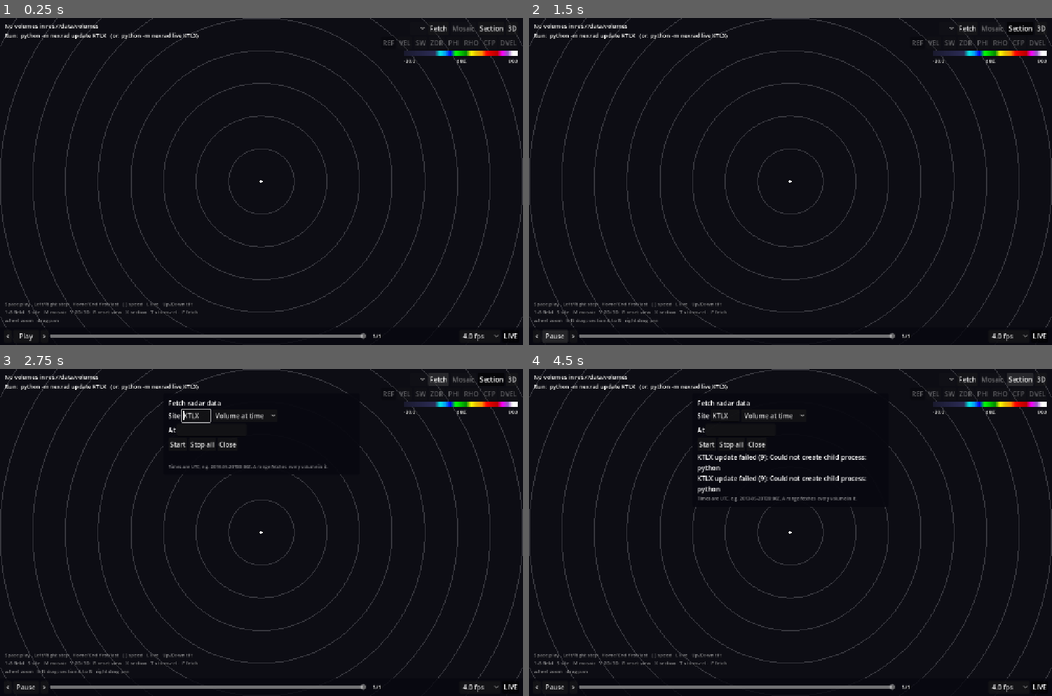
Above: before the commit, frames 1-4 (two rows, left to right).
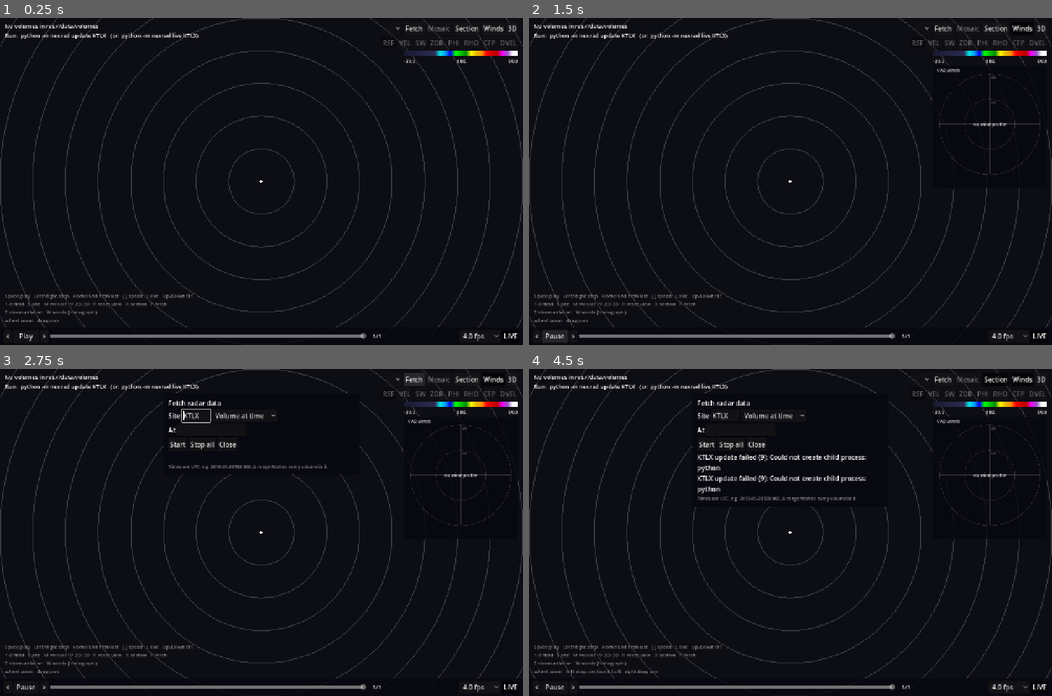
Above: after the commit, the same moments.

Repository: computerdane/droplet
Game: Godot game, scene res://scenes/main.tscn
The game is run twice, just before and just after one commit, with the same random seed, the same clock (stepped at 60 frames per second) and the same inputs.
Inputs (mouse positions are in pixels of both pictures, inside the frame that each line leads up to):
- Up to frame 1 (0.25 s): no input
- Up to frame 2 (1.5 s): click (1020, 27) at 0.5 s, where only the run after the commit has a clickable "Winds"; click "Play" at 1.25 s
- Up to frame 3 (2.75 s): click "Fetch" at 2 s
- Up to frame 4 (4.5 s): click "Start" at 2.75 s; click "Start" at 3.5 s; click "Section" at 4.25 s

The runs differ from the first frame. In frame 1, 0.8% of the frame differs, in the area x 1-97%, y 2-91%; in frame 2, 1.4%; in frame 3, 1.4%; in frame 4, 1.5%, in the area x 1-99%, y 1-94%.

Commit message:
VAD wind profile, hodograph and automatic storm motion
The decoder fits a VAD per 1 km ring (dealiased first pass, raw velocity
unfolded against it for the second), bins by height and stores the profile
plus the Bunkers right/left movers and 0-1/0-3 km SRH in volume.json.
Storm-relative velocity now defaults to the nearest estimate in time
(same site first); W shows a hodograph. `python -m nexrad winds` adds
the profile to already decoded volumes.

Co-Authored-By: Claude Opus 5.5 <noreply@anthropic.com>

Diff:
--- /dev/null
+++ b/scripts/hodograph.gd
@@ -0,0 +1,156 @@
+class_name Hodograph
+extends Control
+## Hodograph of a VAD wind profile (nexrad/vad.py): the tip of the wind vector with
+## height, coloured by layer (0-1, 1-3, 3-6, 6+ km), with the Bunkers right/left movers,
+## the 0-6 km mean wind and the storm motion in use for storm-relative velocity.
+## +x east, +y north (up), rings every RING_STEP m/s.
+
+const RING_STEP := 10.0
+const MARGIN := 10.0
+const TITLE_H := 20.0
+const FOOTER_H := 34.0
+const FONT_SIZE := 11
+const BG := Color(0.03, 0.03, 0.06, 0.85)
+const RING := Color(1, 1, 1, 0.14)
+const TEXT := Color(1, 1, 1, 0.8)
+const LAYERS := [
+	[1000.0, Color(0.95, 0.3, 0.3)],
+	[3000.0, Color(0.3, 0.85, 0.35)],
+	[6000.0, Color(0.95, 0.85, 0.3)],
+	[INF, Color(0.4, 0.65, 1.0)],
+]
+
+var _heights := PackedFloat32Array()
+var _winds := PackedVector2Array()  # m/s east, north
+var _motion: Dictionary = {}  # storm_motion from volume.json, or {}
+var _in_use := Vector2.INF  # storm motion subtracted, m/s east, north; INF = none
+var _title := ""
+var _note := ""
+
+
+func _ready() -> void:
+	mouse_filter = Control.MOUSE_FILTER_IGNORE
+
+
+## `profile` / `motion` as stored in volume.json (either may be null); `in_use` is the
+## storm vector being subtracted (Vector2.INF when storm-relative display is off).
+func show_winds(profile, motion, in_use: Vector2, title: String, note: String) -> void:
+	_heights.clear()
+	_winds.clear()
+	if profile is Dictionary:
+		var h: Array = profile.get("height_m", [])
+		var u: Array = profile.get("u_ms", [])
+		var v: Array = profile.get("v_ms", [])
+		for i in mini(h.size(), mini(u.size(), v.size())):
+			_heights.append(float(h[i]))
+			_winds.append(Vector2(float(u[i]), float(v[i])))
+	_motion = motion if motion is Dictionary else {}
+	_in_use = in_use
+	_title = title
+	_note = note
+	queue_redraw()
+
+
+func _draw() -> void:
+	draw_rect(Rect2(Vector2.ZERO, size), BG)
+	var font := get_theme_default_font()
+	draw_string(font, Vector2(MARGIN, 15), _title, HORIZONTAL_ALIGNMENT_LEFT, -1, FONT_SIZE, TEXT)
+	var plot := Rect2(Vector2(MARGIN, TITLE_H), size - Vector2(2 * MARGIN, TITLE_H + FOOTER_H))
+	var centre := plot.get_center()
+	var radius := minf(plot.size.x, plot.size.y) * 0.5
+	var max_speed := RING_STEP * 2.0
+	for w in _winds:
+		max_speed = maxf(max_speed, w.length())
+	for key in ["right", "left", "mean_0_6km"]:
+		if _motion.has(key):
+			max_speed = maxf(max_speed, _vec(_motion[key]).length())
+	if _in_use != Vector2.INF:
+		max_speed = maxf(max_speed, _in_use.length())
+	max_speed = ceilf(max_speed / RING_STEP) * RING_STEP
+	var scale := radius / max_speed
+	var to_px := func(w: Vector2) -> Vector2: return centre + Vector2(w.x, -w.y) * scale
+
+	for k in range(1, int(max_speed / RING_STEP) + 1):
+		var r := k * RING_STEP * scale
+		draw_arc(centre, r, 0.0, TAU, 64, RING, 1.0, true)
+		var label := "%d" % int(k * RING_STEP)
+		draw_string(
+			font, centre + Vector2(3, -r + 11), label, HORIZONTAL_ALIGNMENT_LEFT, -1, 9, RING * 3.0
+		)
+	draw_line(centre - Vector2(radius, 0), centre + Vector2(radius, 0), RING)
+	draw_line(centre - Vector2(0, radius), centre + Vector2(0, radius), RING)
+
+	if _winds.is_empty():
+		draw_string(
+			font,
+			centre + Vector2(-radius, 4),
+			"no wind profile",
+			HORIZONTAL_ALIGNMENT_CENTER,
+			2 * radius,
+			FONT_SIZE,
+			TEXT
+		)
+	for i in range(1, _winds.size()):
+		var col := _layer_colour(0.5 * (_heights[i - 1] + _heights[i]))
+		# Gaps in the profile (no VAD level) are drawn thin.
+		var gap := _heights[i] - _heights[i - 1] > 600.0
+		draw_line(to_px.call(_winds[i - 1]), to_px.call(_winds[i]), col, 1.0 if gap else 2.5, true)
+	for km in [1, 3, 6, 9]:
+		var i := _index_near(km * 1000.0)
+		if i >= 0:
+			var p: Vector2 = to_px.call(_winds[i])
+			draw_circle(p, 2.5, TEXT)
+			draw_string(font, p + Vector2(4, -3), str(km), HORIZONTAL_ALIGNMENT_LEFT, -1, 10, TEXT)
+
+	if _motion.has("right"):
+		_marker(font, to_px.call(_vec(_motion["right"])), "RM", Color(1, 0.55, 0.55))
+		_marker(font, to_px.call(_vec(_motion["left"])), "LM", Color(0.6, 0.75, 1))
+		var m: Vector2 = to_px.call(_vec(_motion["mean_0_6km"]))
+		draw_rect(Rect2(m - Vector2(3, 3), Vector2(6, 6)), TEXT, false, 1.0)
+	if _in_use != Vector2.INF:
+		var p: Vector2 = to_px.call(_in_use)
+		draw_line(p - Vector2(6, 6), p + Vector2(6, 6), Color.WHITE, 2.0)
+		draw_line(p - Vector2(6, -6), p + Vector2(6, -6), Color.WHITE, 2.0)
+
+	var y := size.y - FOOTER_H + 13
+	if _motion.has("srh_0_1km"):
+		var srh := (
+			"SRH (RM)  0-1 km %d   0-3 km %d m²/s²"
+			% [roundi(_motion["srh_0_1km"]), roundi(_motion["srh_0_3km"])]
+		)
+		draw_string(font, Vector2(MARGIN, y), srh, HORIZONTAL_ALIGNMENT_LEFT, -1, FONT_SIZE, TEXT)
+	draw_string(
+		font, Vector2(MARGIN, y + 15), _note, HORIZONTAL_ALIGNMENT_LEFT, -1, FONT_SIZE, TEXT * 0.8
+	)
+
+
+func _marker(font: Font, p: Vector2, text: String, col: Color) -> void:
+	draw_circle(p, 4.0, col)
+	draw_string(font, p + Vector2(6, 4), text, HORIZONTAL_ALIGNMENT_LEFT, -1, 10, col)
+
+
+func _index_near(h: float) -> int:
+	var best := -1
+	for i in _heights.size():
+		if (
+			absf(_heights[i] - h) <= 250.0
+			and (best < 0 or absf(_heights[i] - h) < absf(_heights[best] - h))
+		):
+			best = i
+	return best
+
+
+static func _layer_colour(h: float) -> Color:
+	for layer in LAYERS:
+		if h < layer[0]:
+			return layer[1]
+	return LAYERS[-1][1]
+
+
+static func _vec(a) -> Vector2:
+	return Vector2(float(a[0]), float(a[1]))
+
+
+## Meteorological "from" direction (degrees) and speed (m/s) of a vector (+x east, +y north).
+static func from_dir_speed(w: Vector2) -> Vector2:
+	return Vector2(fposmod(rad_to_deg(atan2(-w.x, -w.y)), 360.0), w.length())
--- a/scripts/hud.gd
+++ b/scripts/hud.gd
@@ -16,6 +16,8 @@
 signal section_toggled
 signal fetch_toggled
 signal srm_toggled
+signal srm_auto_toggled
+signal winds_toggled
 signal srm_changed(d_from_deg: float, d_speed: float)
 signal field_selected(field_name: String)
 
@@ -23,6 +25,7 @@
 const DEFAULT_SPEED_INDEX := 2
 const LEGEND_WIDTH := 280
 const SECTION_SIZE := Vector2(560, 270)
+const HODOGRAPH_SIZE := Vector2(280, 300)
 
 var info: Label
 var hint: Label
@@ -35,6 +38,9 @@
 var field_buttons: Dictionary = {}  # name -> Button
 var srm_row: HBoxContainer
 var srm_button: Button
+var srm_auto_button: Button
+var winds_button: Button
+var hodograph: Hodograph
 var srm_dir_label: Label
 var srm_speed_label: Label
 var legend_tex: TextureRect
@@ -109,6 +115,10 @@
 	section_button.toggle_mode = true
 	section_button.pressed.connect(section_toggled.emit)
 	row.add_child(section_button)
+	winds_button = _button("Winds", "VAD wind profile hodograph and storm motion (W)")
+	winds_button.toggle_mode = true
+	winds_button.pressed.connect(winds_toggled.emit)
+	row.add_child(winds_button)
 	view_button = _button("3D", "Toggle 2D plan view / 3D volume (V)")
 	view_button.pressed.connect(view_toggled.emit)
 	row.add_child(view_button)
@@ -147,6 +157,12 @@
 	labels.add_child(legend_unit)
 	labels.add_child(legend_hi)
 
+	hodograph = Hodograph.new()
+	hodograph.custom_minimum_size = HODOGRAPH_SIZE
+	hodograph.size_flags_horizontal = Control.SIZE_SHRINK_END
+	hodograph.visible = false
+	box.add_child(hodograph)
+
 
 ## Storm-relative motion controls, shown for velocity fields: storm moving from a
 ## direction (meteorological convention) at a speed.
@@ -158,6 +174,12 @@
 	srm_button.toggle_mode = true
 	srm_button.pressed.connect(srm_toggled.emit)
 	srm_row.add_child(srm_button)
+	srm_auto_button = _button(
+		"Auto", "Storm motion from the VAD wind profile (Bunkers right mover)"
+	)
+	srm_auto_button.toggle_mode = true
+	srm_auto_button.pressed.connect(srm_auto_toggled.emit)
+	srm_row.add_child(srm_auto_button)
 	srm_row.add_child(_srm_step("<", "Storm motion from 10 degrees further left", -10.0, 0.0))
 	srm_dir_label = _label(13)
 	srm_row.add_child(srm_dir_label)
@@ -269,11 +291,20 @@
 	mosaic_button.disabled = not available and not on
 
 
-func set_srm(available: bool, on: bool, from_deg: float, speed_ms: float) -> void:
+func set_srm(
+	available: bool, on: bool, auto: bool, auto_available: bool, from_deg: float, speed_ms: float
+) -> void:
 	srm_row.visible = available
 	srm_button.set_pressed_no_signal(on)
-	srm_dir_label.text = " from %03d° " % int(from_deg)
-	srm_speed_label.text = " %d m/s (%d kt) " % [int(speed_ms), roundi(speed_ms * 1.94384)]
+	srm_auto_button.set_pressed_no_signal(auto)
+	srm_auto_button.disabled = not auto_available and not auto
+	srm_dir_label.text = " from %03d° " % (roundi(from_deg) % 360)
+	srm_speed_label.text = " %d m/s (%d kt) " % [roundi(speed_ms), roundi(speed_ms * 1.94384)]
+
+
+func set_winds_shown(on: bool) -> void:
+	winds_button.set_pressed_no_signal(on)
+	hodograph.visible = on
 
 
 func set_view_3d(on: bool) -> void:
--- a/scripts/main.gd
+++ b/scripts/main.gd
@@ -13,7 +13,8 @@
 ## pitch=25 dist=400 exag=4 isolate=0|1|2 threshold=20 render=cones|volume density=0.05
 ## mosaic=0|1 prefetch=0|1
 ## section=ax,ay,bx,by (cross-section A -> B, km east,north of the radar)
-## srm=240,10 (storm-relative velocity, storm moving from 240 degrees at 10 m/s)
+## srm=240,10 (storm-relative velocity, storm moving from 240 degrees at 10 m/s) or srm=auto
+## (storm motion from the VAD profile, see _auto_storm) winds=0|1 (hodograph panel)
 ##
 ## Upcoming loop frames (and their mosaic neighbours) are read in the background, see
 ## _preload_ahead() and VolumeCache.
@@ -26,6 +27,8 @@
 const LOOP_DWELL_SEC := 1.0  # extra pause on the last frame of the loop
 const MOSAIC_MAX_SKEW_SEC := 10 * 60
 const MOSAIC_MAX_KM := 900.0
+## Automatic storm motion may come from a volume (any site) up to this far away in time.
+const AUTO_STORM_MAX_SEC := 60 * 60
 const VELOCITY_FIELDS := ["VEL", "DVEL"]
 ## Share of the cache budget that loop frames ahead of the playhead may fill.
 const PRELOAD_BUDGET_FRACTION := 0.8
@@ -41,7 +44,8 @@
 }
 const HINT_COMMON := (
 	"Space play   Left/Right step   Home/End first/last   [ ] speed   L live   Up/Down tilt\n"
-	+ "1-8 field   S site   M mosaic   V 2D/3D   R reset view   X section   T storm-rel.   F fetch\n"
+	+ "1-8 field   S site   M mosaic   V 2D/3D   R reset view   X section   F fetch\n"
+	+ "T storm-relative   W winds (hodograph)\n"
 )
 const HINT_2D := "wheel zoom   drag pan"
 const HINT_SECTION := "wheel zoom   left drag: section A to B   right drag pan"
@@ -70,6 +74,9 @@
 var srm_on := false  # storm-relative velocity
 var storm_from_deg := 240.0  # meteorological: direction the storm moves from
 var storm_speed := 10.0  # m/s
+var srm_auto := true  # storm motion from the VAD profile when there is one, else manual
+var winds_shown := false  # hodograph panel
+var _auto_storm: Dictionary = {}  # RadarLibrary.storm_motion_near() for the current volume
 var _neighbors: Array = []  # mosaic entries, see _find_neighbors()
 var _others := PackedVector2Array()  # neighbours in the selected site's frame
 var _site_lonlat := Vector2.INF  # site the views' basemaps are centred on
@@ -105,12 +112,16 @@
 		view_2d.cam.position = Vector2(p[0], -p[1])
 	_apply_3d_options(opts)
 	mosaic = opts.get("mosaic", "0") == "1"
-	if opts.has("srm"):
+	if opts.get("srm", "") == "auto":
+		srm_on = true
+	elif opts.has("srm"):
 		var m: PackedFloat64Array = opts["srm"].split_floats(",")
 		if m.size() == 2:
 			storm_from_deg = m[0]
 			storm_speed = m[1]
 			srm_on = true
+			srm_auto = false
+	winds_shown = opts.get("winds", "0") == "1"
 	if opts.has("section"):
 		var s: PackedFloat64Array = opts["section"].split_floats(",")
 		if s.size() == 4:
@@ -148,6 +159,8 @@
 	hud.mosaic_toggled.connect(_toggle_mosaic)
 	hud.section_toggled.connect(func() -> void: _set_section_on(not section_on))
 	hud.srm_toggled.connect(_toggle_srm)
+	hud.srm_auto_toggled.connect(_toggle_srm_auto)
+	hud.winds_toggled.connect(_toggle_winds)
 	hud.fetch_toggled.connect(_toggle_fetch_panel)
 	hud.fetch_panel.update_requested.connect(
 		func(s: String, at: String, from: String, to: String) -> void:
@@ -242,7 +255,23 @@
 	_refresh()
 
 
+func _toggle_srm_auto() -> void:
+	srm_auto = not srm_auto
+	srm_on = srm_on or srm_auto
+	_refresh()
+
+
+func _toggle_winds() -> void:
+	winds_shown = not winds_shown
+	_refresh()
+
+
+## Nudging the storm motion switches to manual, starting from the automatic estimate.
 func _adjust_storm(d_from_deg: float, d_speed: float) -> void:
+	var cur := Hodograph.from_dir_speed(_storm_motion())
+	storm_from_deg = cur.x
+	storm_speed = cur.y
+	srm_auto = false
 	storm_from_deg = fposmod(storm_from_deg + d_from_deg, 360.0)
 	storm_speed = clampf(storm_speed + d_speed, 0.0, 60.0)
 	srm_on = true
@@ -254,6 +283,16 @@
 func _storm_vector() -> Vector2:
 	if not (srm_on and VELOCITY_FIELDS.has(field_name)):
 		return Vector2.ZERO
+	return _storm_motion()
+
+
+## Storm motion in effect (m/s, +x east, +y north): the Bunkers right mover of the nearest
+## VAD profile in auto mode, else the manual direction and speed. Estimates borrowed from
+## another site are used unrotated (meridian convergence is a degree or two).
+func _storm_motion() -> Vector2:
+	if srm_auto and not _auto_storm.is_empty():
+		var rm: Array = _auto_storm["storm_motion"]["right"]
+		return Vector2(float(rm[0]), float(rm[1]))
 	var heading := deg_to_rad(storm_from_deg + 180.0)  # direction it moves towards
 	return Vector2(sin(heading), cos(heading)) * storm_speed
 
@@ -411,6 +450,9 @@
 	for n in _neighbors:
 		on_screen.append((n["volume"] as RadarVolume).path)
 	cache.pin(on_screen)
+	_auto_storm = (
+		library.storm_motion_near(volume.path, AUTO_STORM_MAX_SEC) if volume != null else {}
+	)
 	var storm := _storm_vector()
 	view_2d.storm_motion = storm
 	view_3d.storm_motion = storm
@@ -427,11 +469,54 @@
 				if not available.has(f):
 					available.append(f)
 	hud.set_field(field_name, available, storm != Vector2.ZERO)
-	hud.set_srm(VELOCITY_FIELDS.has(field_name), srm_on, storm_from_deg, storm_speed)
+	var motion := Hodograph.from_dir_speed(_storm_motion())
+	hud.set_srm(
+		VELOCITY_FIELDS.has(field_name),
+		srm_on,
+		srm_auto,
+		not _auto_storm.is_empty(),
+		motion.x,
+		motion.y
+	)
+	_update_winds()
 	_update_section()
 	_update_info()
 	_update_playback()
 	_preload_ahead()
+
+
+func _update_winds() -> void:
+	hud.set_winds_shown(winds_shown)
+	if not winds_shown:
+		return
+	if volume == null:
+		hud.hodograph.show_winds(null, null, Vector2.INF, "VAD winds", "")
+		return
+	var own := library.winds(volume.path)
+	var motion = own.get("storm_motion")
+	if motion == null and not _auto_storm.is_empty():
+		motion = _auto_storm["storm_motion"]
+	var title := "VAD winds  %s %s  (m/s)" % [volume.icao(), _clock(volume.path)]
+	var in_use := _storm_motion() if srm_on else Vector2.INF
+	hud.hodograph.show_winds(own.get("wind_profile"), motion, in_use, title, _storm_source())
+
+
+## "HH:MMZ" of a volume path.
+static func _clock(path: String) -> String:
+	var t := path.get_file().get_slice("_", 2)
+	return "%s:%sZ" % [t.substr(0, 2), t.substr(2, 2)]
+
+
+## Where the storm motion in effect comes from, for the info text and hodograph.
+func _storm_source() -> String:
+	var m := Hodograph.from_dir_speed(_storm_motion())
+	var what := "storm from %03d° at %d m/s" % [roundi(m.x) % 360, roundi(m.y)]
+	if not (srm_auto and not _auto_storm.is_empty()):
+		return what + " (manual)"
+	var src: String = _auto_storm["path"]
+	if volume != null and src == volume.path:
+		return what + " (Bunkers RM)"
+	return what + " (Bunkers RM, %s %s)" % [RadarLibrary.site_of(src), _clock(src)]
 
 
 func _update_section() -> void:
@@ -597,9 +682,7 @@
 	else:
 		lines.append("zoom %.2f px/km   cache %d MB" % [view_2d.zoom(), cache_mb])
 	if _storm_vector() != Vector2.ZERO:
-		lines.append(
-			"storm-relative: storm from %03d° at %d m/s" % [int(storm_from_deg), int(storm_speed)]
-		)
+		lines.append("storm-relative: " + _storm_source())
 	if mosaic:
 		lines.append("mosaic: " + _mosaic_summary())
 	for job in fetcher.running_jobs():
@@ -662,6 +745,8 @@
 			_set_section_on(not section_on)
 		KEY_T:
 			_toggle_srm()
+		KEY_W:
+			_toggle_winds()
 		KEY_F:
 			_toggle_fetch_panel()
 		KEY_B:
--- a/scripts/radar_library.gd
+++ b/scripts/radar_library.gd
@@ -9,6 +9,7 @@
 
 var root: String
 var volumes: Array[String] = []  # paths, sorted ascending by (site, time)
+var _winds: Dictionary = {}  # path -> {mtime, wind_profile, storm_motion}, see winds()
 
 
 func _init(p_root: String = DEFAULT_ROOT) -> void:
@@ -47,6 +48,47 @@
 func latest(site: String = "") -> String:
 	var list := volumes if site.is_empty() else for_site(site)
 	return list[-1] if not list.is_empty() else ""
+
+
+## The VAD wind profile and Bunkers storm motion the sidecar stored in volume.json
+## (nexrad/vad.py): {"wind_profile": Dictionary or null, "storm_motion": Dictionary or null}.
+## Memoised per path until volume.json changes.
+func winds(path: String) -> Dictionary:
+	var file := path.path_join("volume.json")
+	var mtime := FileAccess.get_modified_time(file)
+	var hit: Dictionary = _winds.get(path, {})
+	if hit.get("mtime", -1) == mtime:
+		return hit
+	var parsed = JSON.parse_string(FileAccess.get_file_as_string(file))
+	var meta: Dictionary = parsed if parsed is Dictionary else {}
+	hit = {
+		"mtime": mtime,
+		"wind_profile": meta.get("wind_profile"),
+		"storm_motion": meta.get("storm_motion"),
+	}
+	_winds[path] = hit
+	return hit
+
+
+## The storm motion estimate nearest to the volume at `path`: its own, else the same
+## site's nearest in time, else any other site's, within `max_sec`. Returns
+## {"path": source volume, "storm_motion": Dictionary} or {} if there is none.
+func storm_motion_near(path: String, max_sec: int) -> Dictionary:
+	var t := unix_of(path)
+	var site := site_of(path)
+	var candidates: Array = []
+	for v in volumes:
+		var d := absi(unix_of(v) - t)
+		if d <= max_sec:
+			# Other sites only after every volume of this one (storm motion is regional, but
+			# the selected site's own profile is the most representative).
+			candidates.append([0 if site_of(v) == site else 1, d, v])
+	candidates.sort()
+	for c in candidates:
+		var sm = winds(c[2]).get("storm_motion")
+		if sm is Dictionary:
+			return {"path": c[2], "storm_motion": sm}
+	return {}
 
 
 ## [first, last] indices into `list` of the run of volumes around `i` with no gap
--- a/tests/smoke.gd
+++ b/tests/smoke.gd
@@ -57,6 +57,7 @@
 	failed = not _check_basemap(vol) or failed
 	failed = not _check_preload(lib) or failed
 	failed = not _check_beam_model() or failed
+	failed = not _check_storm_motion(lib) or failed
 	quit(1 if failed else 0)
 
 
@@ -161,6 +162,35 @@
 
 ## The cross-section's beam height at a ground range must match cone.gdshader's forward
 ## model (slant range -> height, ground range), replicated here.
+## Every volume with a VAD storm motion must find its own; a volume without one must find
+## the nearest one in time (same site first). Skipped when nothing has been computed.
+func _check_storm_motion(lib) -> bool:
+	var with: Array[String] = []
+	for v in lib.volumes:
+		if lib.winds(v).get("storm_motion") is Dictionary:
+			with.append(v)
+	if with.is_empty():
+		print("  storm motion: none computed (python -m nexrad winds)")
+		return true
+	var ok := true
+	for v in lib.volumes:
+		var near: Dictionary = lib.storm_motion_near(v, 3600)
+		if with.has(v) and near.get("path", "") != v:
+			ok = false
+		if not near.is_empty() and absi(lib.unix_of(near["path"]) - lib.unix_of(v)) > 3600:
+			ok = false
+	var sm: Dictionary = lib.winds(with[0])["storm_motion"]
+	print(
+		(
+			"  storm motion: %d/%d volumes, %s right mover %s, 0-1 km SRH %d"
+			% [with.size(), lib.volumes.size(), with[0].get_file(), sm["right"], sm["srh_0_1km"]]
+		)
+	)
+	if not ok:
+		push_error("storm_motion_near broken")
+	return ok
+
+
 func _check_beam_model() -> bool:
 	var ke_a := 8494.67
 	var worst := 0.0
Not shown, added: scripts/hodograph.gd.uid
Not shown, changed: CLAUDE.md
Not shown, changed: nexrad/__main__.py
Not shown, added: nexrad/vad.py
